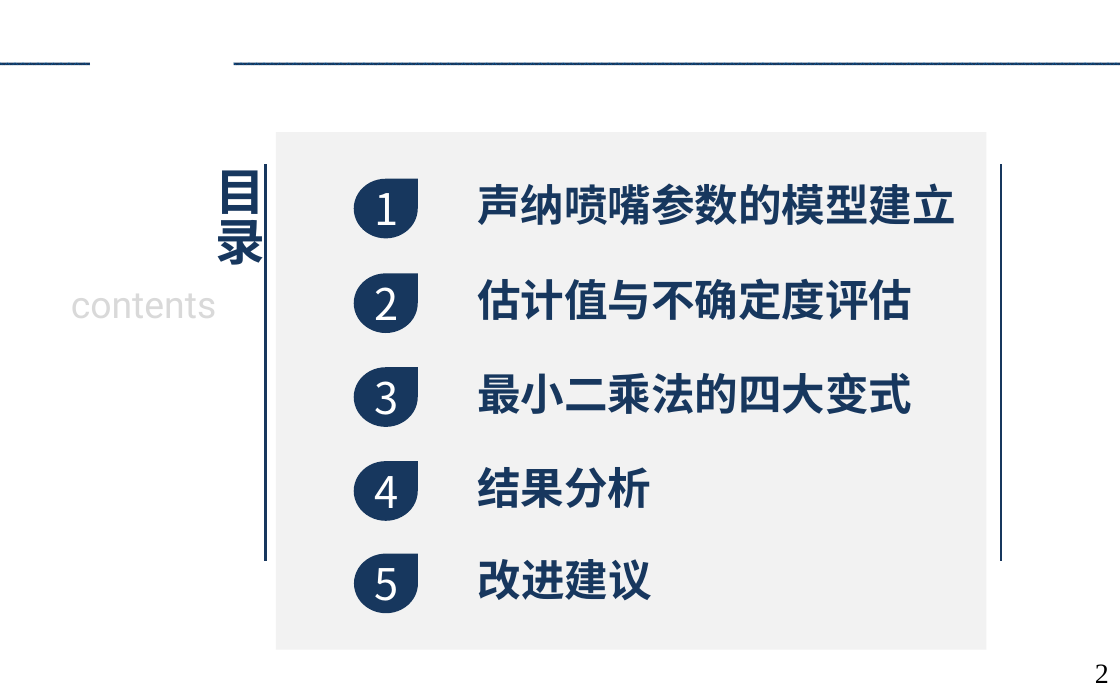
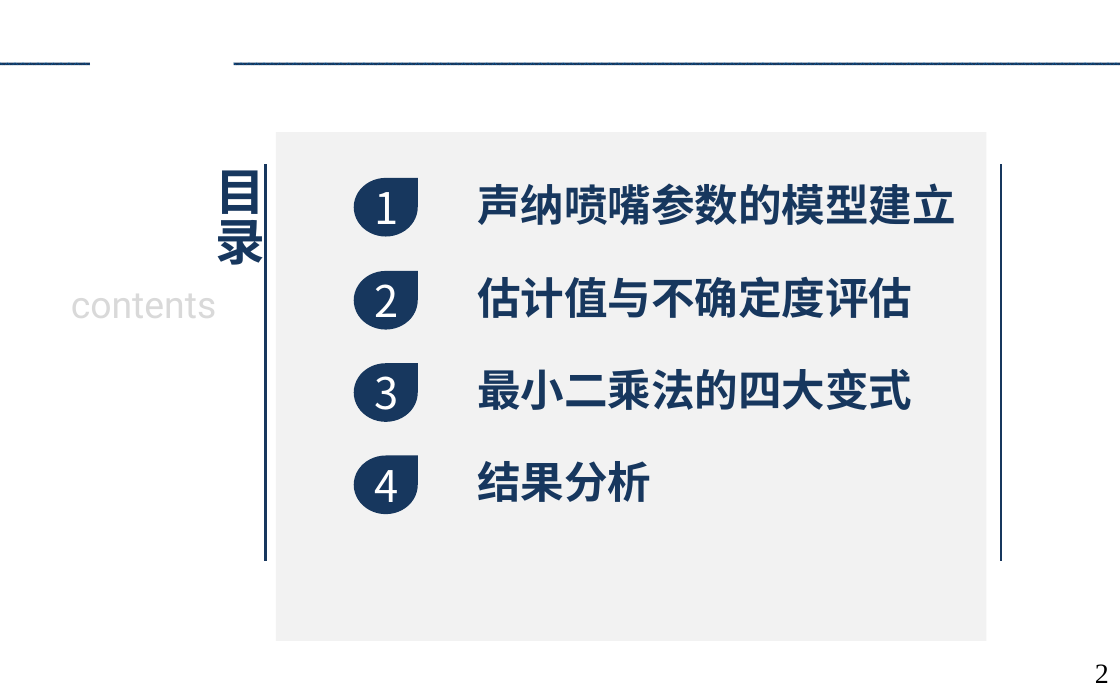
Before and after one commit to augusto-13/ErrorTheory_discussion_ppt, a slide deck: slide 2 of 2023-4-9.pptx. Drawn at 1120x700 pixels with LibreOffice and Linux fonts; fonts in the diff are those of the drawing; background and template pictures are left out. Boxes give left, top, right and bottom in pixels: in the first picture for what was removed or moved away, otherwise in the second. Text is boxed around its words. In the diff, an @@ line names an element or a change of style, - is before the commit and + after.

```diff
--- a/2023-4-9.pptx
+++ b/2023-4-9.pptx
@@ rectangle: place and size @@
-rectangle at [276, 132, 986, 650]
+rectangle at [276, 132, 986, 641]
@@ teardrop "2": place and size @@
-teardrop "2" at [354, 273, 418, 333]
+teardrop "2" at [354, 271, 418, 329]
@@ 2 texts, 2 teardrops: place and size @@
-2 texts, 2 teardrops at [354, 367, 912, 521]
+2 texts, 2 teardrops at [354, 363, 912, 514]
@@ teardrop removed at [354, 553, 418, 613] @@
-5
@@ text removed at [478, 559, 652, 601] @@
-改进建议
```
Also in this commit, not shown: 9 other slides changed, 7 slides added, 2 slides removed.
